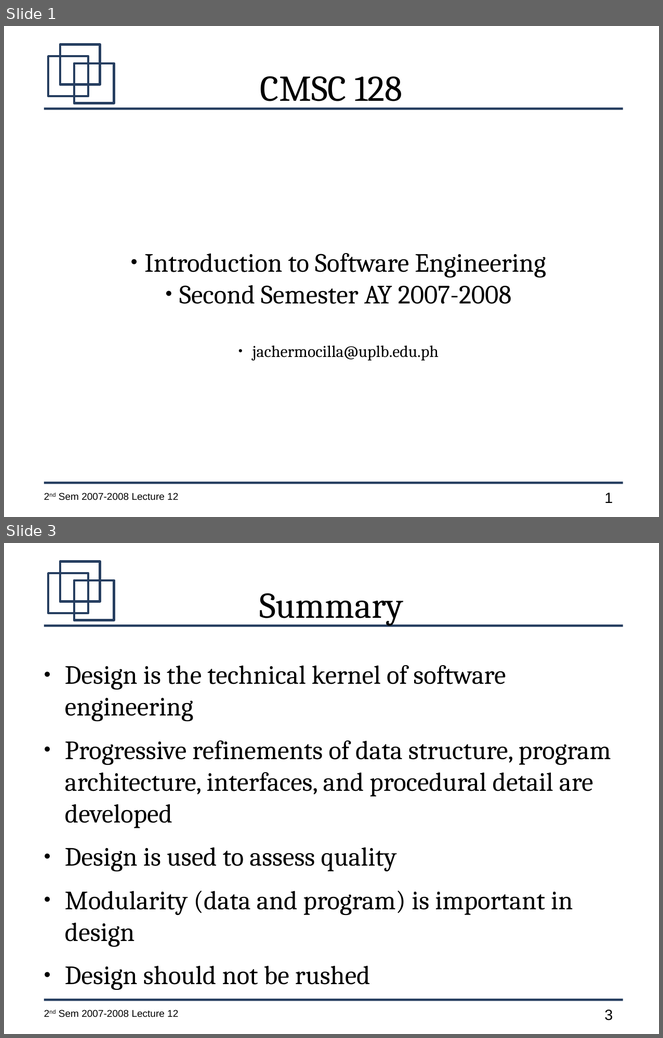
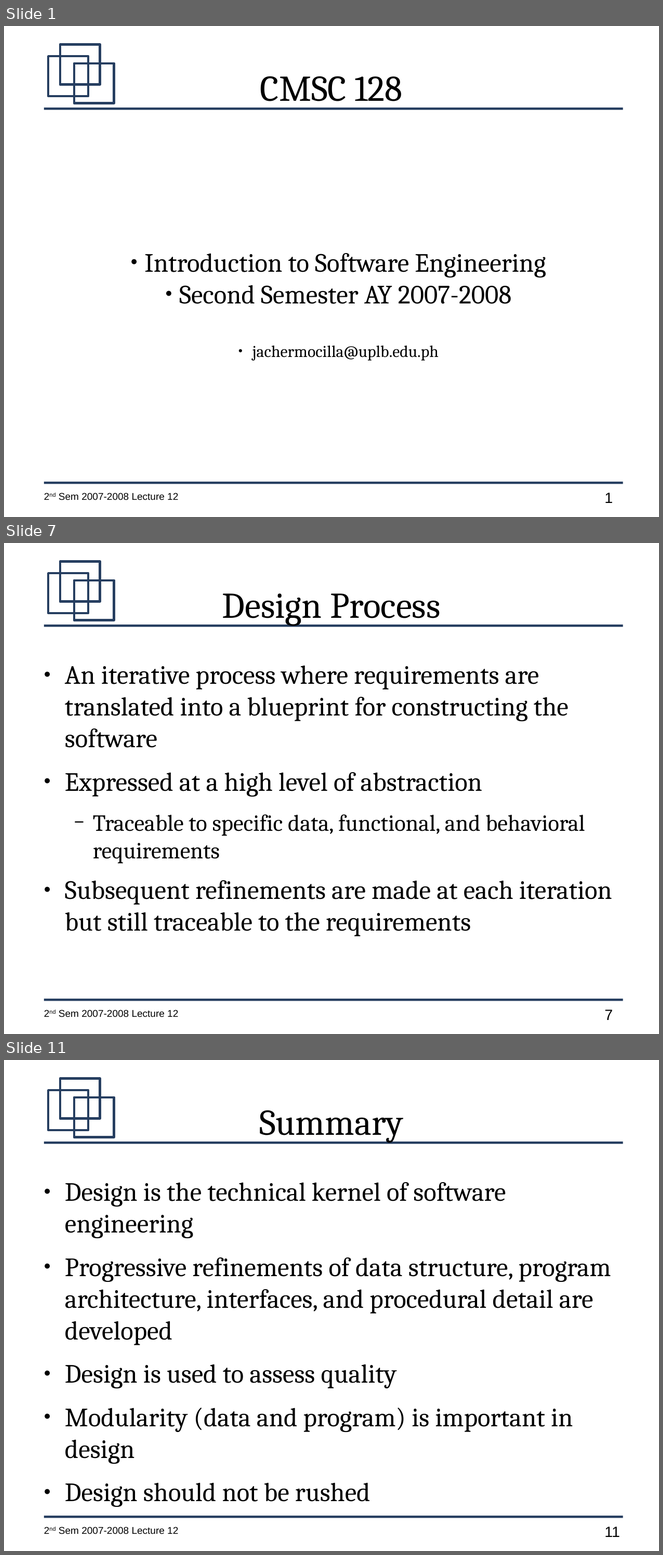
Before and after one commit to jachermocilla/jach-homepage, a slide deck: CMSC128-2nd-Sem-2007-L13.odp. Shown one above the other, each under a label of ours: slides 1 and 3 before the commit, slides 1, 7 and 11 after it; the slides between them are not shown. The pictures are 663x1038 and 663x1555 pixels, drawn with LibreOffice and Linux fonts; fonts in the diff are those of the drawing. Boxes give left, top, right and bottom in pixels: in the first picture for what was removed or moved away, otherwise in the second. Text is boxed around its words. In the diff, an @@ line names an element or a change of style, - is before the commit and + after.

```diff
--- a/CMSC128-2nd-Sem-2007-L13.odp
+++ b/CMSC128-2nd-Sem-2007-L13.odp
@@ slide 7 added at (x1=4, y1=543, x2=659, y2=1034), background #FFFFFF; not listed: 7 template elements that a slide beside it also shows @@
@@ title added at (x1=222, y1=593, x2=440, y2=626), 44 pt, text #000000 @@
+Design Process
@@ text added at (x1=65, y1=665, x2=612, y2=937), 32 pt, text #000000 @@
+● An iterative process where requirements are translated into a blueprint for constructing the software
+● Expressed at a high level of abstraction
+  − Traceable to specific data, functional, and behavioral requirements
+● Subsequent refinements are made at each iteration but still traceable to the requirements
@@ what was slide 3 is now slide 11 @@
@@ page number at (x1=605, y1=1527, x2=620, y2=1537): text changed @@
-3
+11
```
Also in this commit, not shown: 8 other slides added, 1 slide removed.
